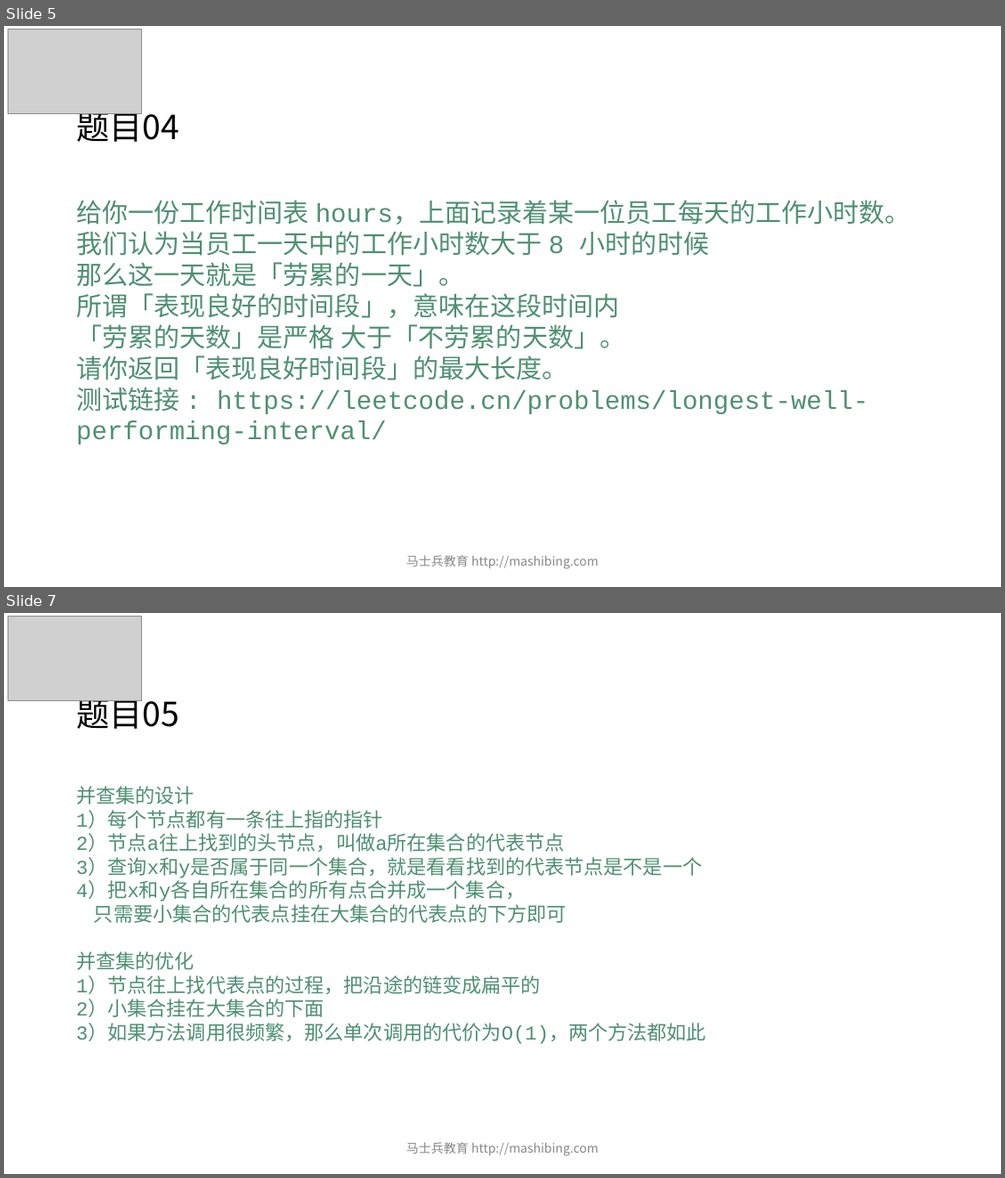
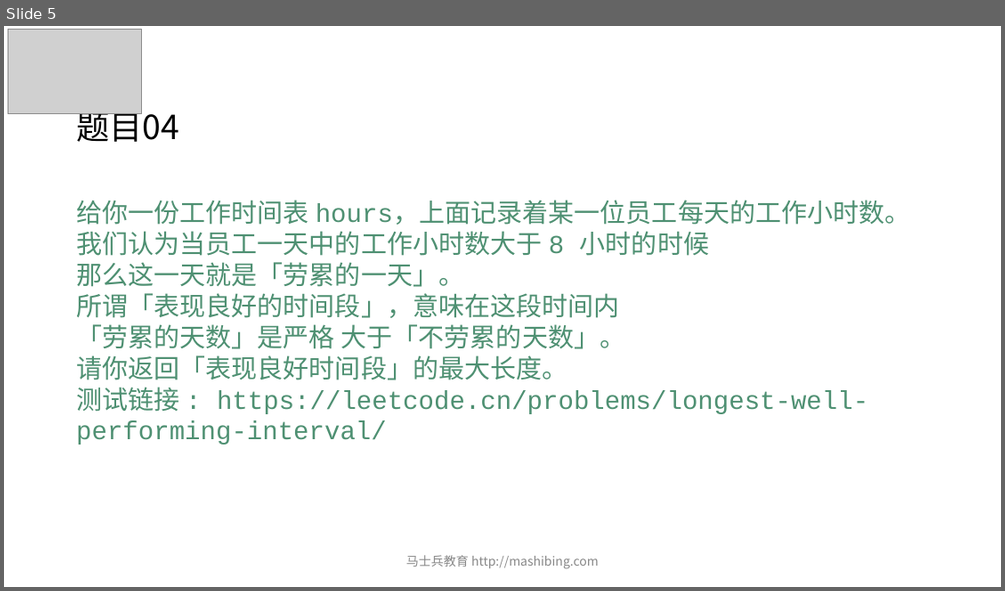
Before and after one commit to algorithmzuo/mca-algorithm-problems, a slide deck: 第03期/ppt/powerpoint/第05节 .pptx. Shown one above the other, each under a label of ours: slides 5 and 7 before the commit, slide 5 after it; the slides between them are not shown. The pictures are 1005x1178 and 1005x591 pixels, drawn with LibreOffice and Linux fonts; fonts in the diff are those of the drawing; grey boxes stand for pictures. Boxes give left, top, right and bottom in pixels: in the first picture for what was removed or moved away, otherwise in the second. Text is boxed around its words. In the diff, an @@ line names an element or a change of style, - is before the commit and + after.

```diff
--- a/第03期/ppt/powerpoint/第05节 .pptx
+++ b/第03期/ppt/powerpoint/第05节 .pptx
@@ slide 7 removed at box(4, 613, 1001, 1174), background #FFFFFF @@
@@ picture removed at box(8, 616, 142, 701) @@
@@ title removed at box(76, 692, 179, 729) @@
-题目05
@@ text removed at box(76, 786, 706, 1044) @@
-并查集的设计
-1）每个节点都有一条往上指的指针
-2）节点a往上找到的头节点，叫做a所在集合的代表节点
-3）查询x和y是否属于同一个集合，就是看看找到的代表节点是不是一个
-4）把x和y各自所在集合的所有点合并成一个集合，
-只需要小集合的代表点挂在大集合的代表点的下方即可
-并查集的优化
-1）节点往上找代表点的过程，把沿途的链变成扁平的
-2）小集合挂在大集合的下面
-3）如果方法调用很频繁，那么单次调用的代价为O(1)，两个方法都如此
@@ text removed at box(406, 1142, 599, 1156) @@
-马士兵教育 http://mashibing.com
```
Also in this commit, not shown: 2 slides changed, 3 other slides removed, 8 other files.
